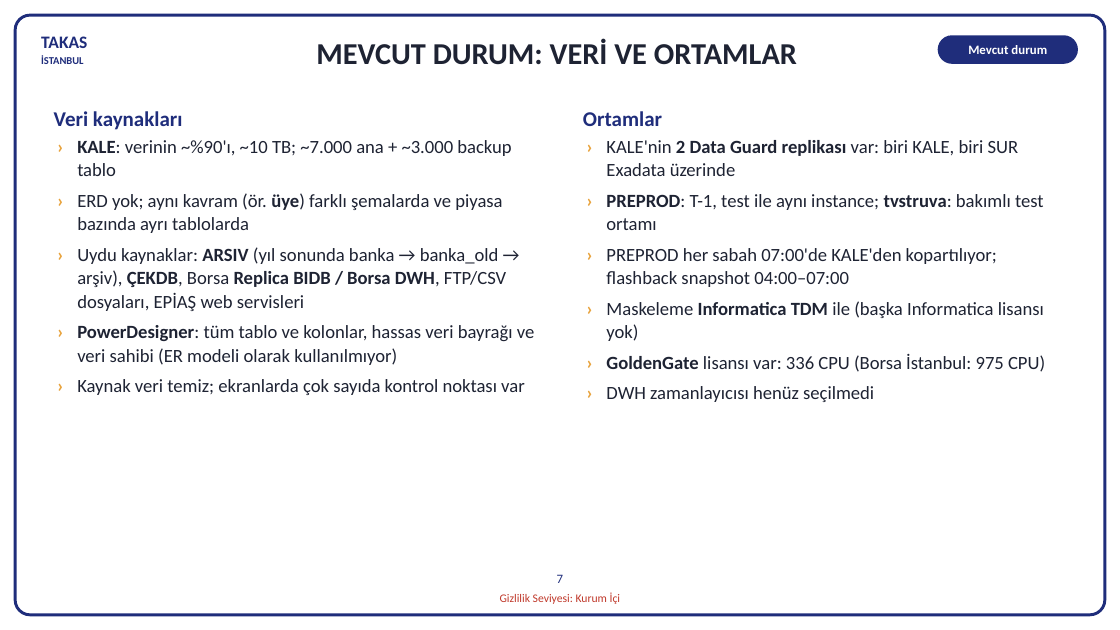
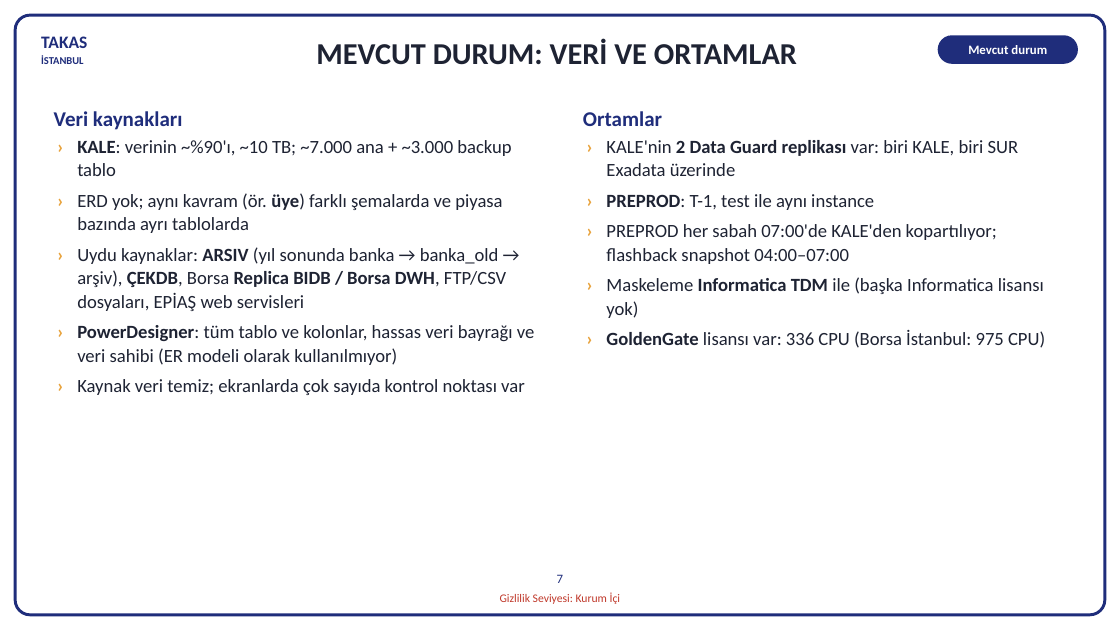
Before and after one commit to hanifidemirel0/Cursor-Projects, a slide deck: slide 7 of outputs/dwh-sunum-kasim-2026/5 - DWHSunum_Kasim2026.pptx. Drawn at 1120x630 pixels with LibreOffice and Linux fonts; fonts in the diff are those of the drawing. Boxes give left, top, right and bottom in pixels: in the first picture for what was removed or moved away, otherwise in the second. Text is boxed around its words. In the diff, an @@ line names an element or a change of style, - is before the commit and + after.

```diff
--- a/outputs/dwh-sunum-kasim-2026/5 - DWHSunum_Kasim2026.pptx
+++ b/outputs/dwh-sunum-kasim-2026/5 - DWHSunum_Kasim2026.pptx
@@ text at [606, 194, 874, 210]: text changed @@
-› PREPROD: T-1, test ile aynı instance; tvstruva: bakımlı test ortamı
+› PREPROD: T-1, test ile aynı instance
@@ text at [606, 386, 874, 402]: paragraph removed @@
-› DWH zamanlayıcısı henüz seçilmedi
```
Also in this commit, not shown: 2 other files.
